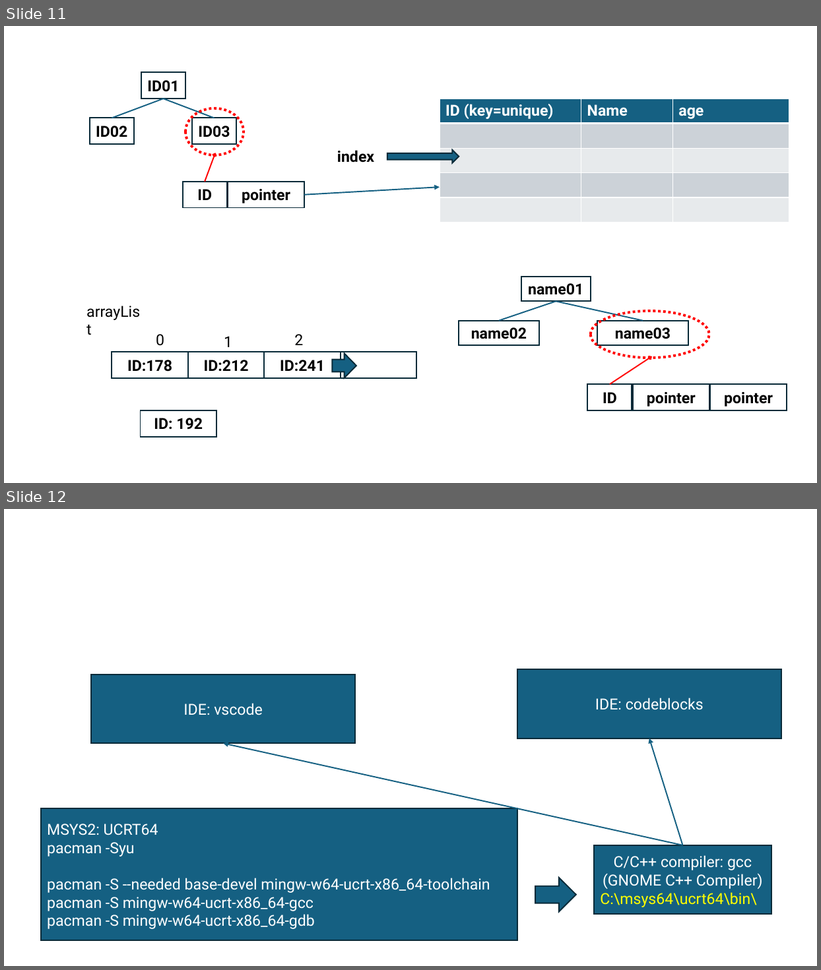
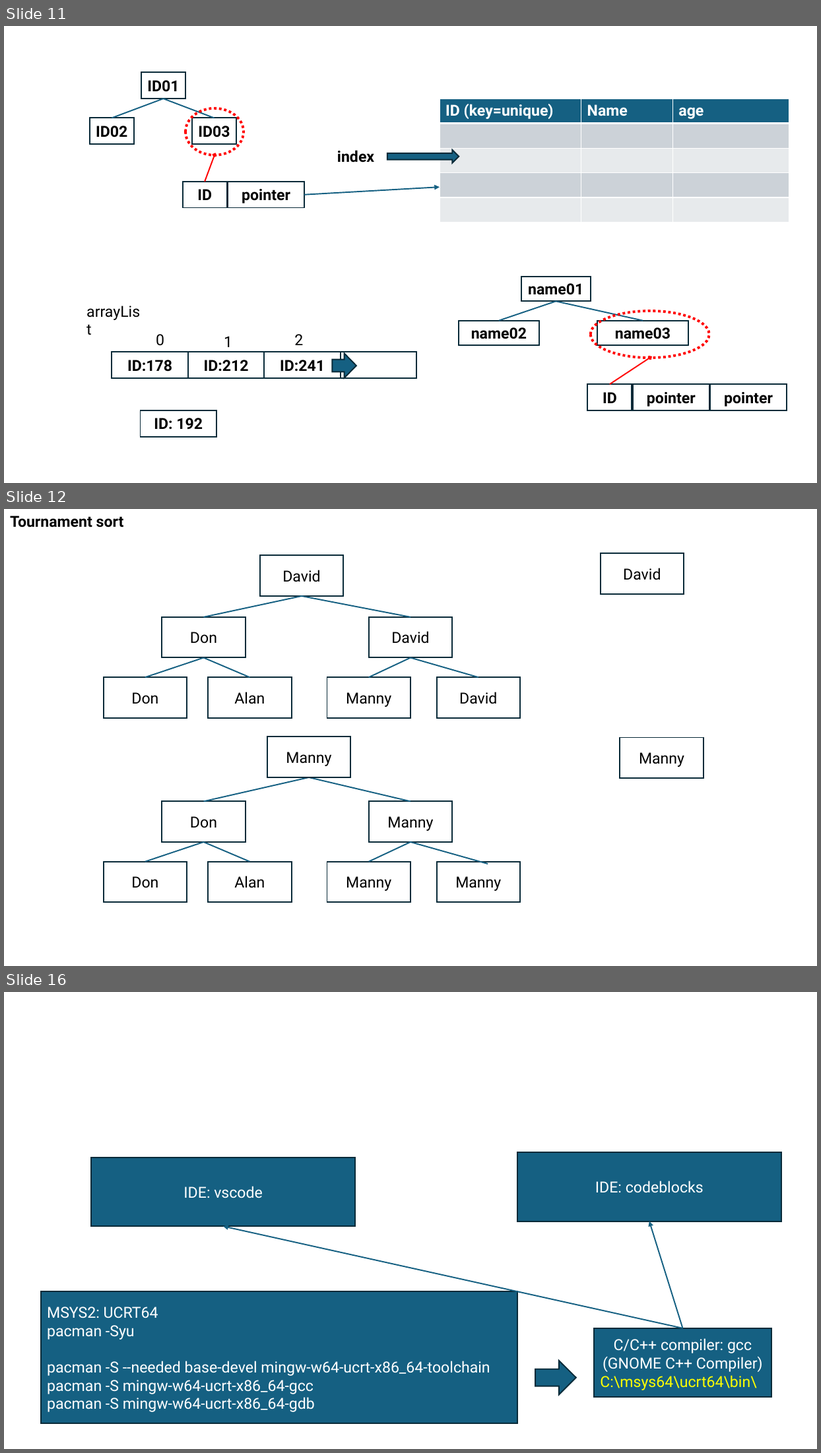
Before and after one commit to mo-mosverkstad/my_data_structure, a slide deck: ppt/dataStructure.pptx. Shown one above the other, each under a label of ours: slides 11 and 12 before the commit, slides 11, 12 and 16 after it; the slides between them are not shown. The pictures are 821x970 and 821x1453 pixels, drawn with LibreOffice and Linux fonts; fonts in the diff are those of the drawing. Boxes give left, top, right and bottom in pixels: in the first picture for what was removed or moved away, otherwise in the second. Text is boxed around its words. In the diff, an @@ line names an element or a change of style, - is before the commit and + after.

```diff
--- a/ppt/dataStructure.pptx
+++ b/ppt/dataStructure.pptx
@@ slide 12 added at [4,509,817,966], background #FFFFFF @@
@@ text added at [10,516,124,527], 18 pt, text #000000, bold @@
+Tournament sort
@@ rectangle added at [260,555,344,596], outline #092A39 1.5 pt, 18 pt, text #000000 @@
+David
@@ rectangle added at [601,553,684,594], outline #092A39 1.5 pt, 18 pt, text #000000 @@
+David
@@ line added from (203, 617) to (302, 596), #156082 1.5 pt @@
@@ line added from (411, 617) to (302, 596), #156082 1.5 pt @@
@@ rectangle added at [162,617,246,658], outline #092A39 1.5 pt, 18 pt, text #000000 @@
+Don
@@ rectangle added at [369,617,452,658], outline #092A39 1.5 pt, 18 pt, text #000000 @@
+David
@@ line added from (145, 677) to (203, 658), #156082 1.5 pt @@
@@ line added from (250, 677) to (203, 658), #156082 1.5 pt @@
@@ line added from (369, 677) to (411, 658), #156082 1.5 pt @@
@@ line added from (479, 677) to (411, 658), #156082 1.5 pt @@
@@ rectangle added at [104,677,187,718], outline #092A39 1.5 pt, 18 pt, text #000000 @@
+Don
@@ rectangle added at [209,677,292,718], outline #092A39 1.5 pt, 18 pt, text #000000 @@
+Alan
@@ rectangle added at [327,677,411,718], outline #092A39 1.5 pt, 18 pt, text #000000 @@
+Manny
@@ rectangle added at [437,677,521,718], outline #092A39 1.5 pt, 18 pt, text #000000 @@
+David
@@ rectangle added at [267,737,351,778], outline #092A39 1.5 pt, 18 pt, text #000000 @@
+Manny
@@ rectangle added at [620,738,704,779], outline #092A39 1.5 pt, 18 pt, text #000000 @@
+Manny
@@ line added from (203, 802) to (309, 778), #156082 1.5 pt @@
@@ line added from (411, 802) to (309, 778), #156082 1.5 pt @@
@@ rectangle added at [162,802,246,843], outline #092A39 1.5 pt, 18 pt, text #000000 @@
+Don
@@ rectangle added at [369,802,452,843], outline #092A39 1.5 pt, 18 pt, text #000000 @@
+Manny
@@ line added from (145, 862) to (203, 843), #156082 1.5 pt @@
@@ line added from (250, 862) to (203, 843), #156082 1.5 pt @@
@@ line added from (369, 862) to (411, 843), #156082 1.5 pt @@
@@ line added from (488, 864) to (411, 843), #156082 1.5 pt @@
@@ rectangle added at [104,862,187,903], outline #092A39 1.5 pt, 18 pt, text #000000 @@
+Don
@@ rectangle added at [209,862,292,903], outline #092A39 1.5 pt, 18 pt, text #000000 @@
+Alan
@@ rectangle added at [327,862,411,903], outline #092A39 1.5 pt, 18 pt, text #000000 @@
+Manny
@@ rectangle added at [437,862,521,903], outline #092A39 1.5 pt, 18 pt, text #000000 @@
+Manny
@@ what was slide 12 is now slide 16 @@
```
Also in this commit, not shown: 3 other slides added, 4 other files.
